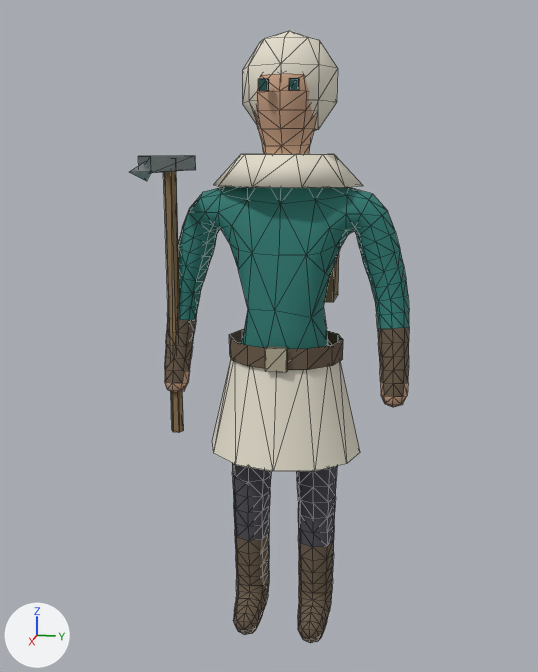
An edit to the glTF model public/models/salz_worker.glb, drawn before and after from the same camera.
The view is the same before and after, from a 50 mm camera at (2.473, 0.437, 1.744) aimed at (0.062, -0.046, 1.141). Every picture has the same lights, and +X, +Y and +Z are marked at lower left. The first picture is the older version. Mesh edges are drawn as thin lines. Vertices at exactly the same position are counted once.

The scene before the commit, as lines of its bpy script (objects in view):
```python
me_salz_worker = bpy.data.meshes.new('salz_worker')
me_salz_worker.from_pydata(...)  # 859 vertices, 1626 faces; spans x -0.28..0.42, y -0.42..0.42, z 0.02..2.12
# faces by material slot: [1596, 30]
me_salz_worker.materials.append(mat_matt)
me_salz_worker.materials.append(mat_metall)
ob_salz_worker = bpy.data.objects.new('salz_worker', me_salz_worker)
ob_salz_worker.location = (0.0, 0.0, 0.0)
```
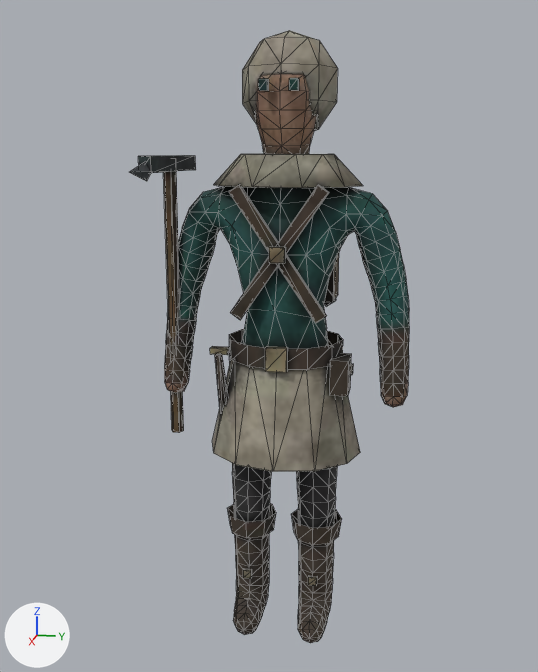
Edits to the scene script, one JSON object a line:
```json
{"op": "add", "block": "img_salz_worker_rauheit", "code": ["img_salz_worker_rauheit = load_image('salz_worker_rauheit', '_unpacked/salz_worker_rauheit', 512, 512, 'Non-Color')"]}
{"op": "add", "block": "img_salz_worker_farbe", "code": ["img_salz_worker_farbe = load_image('salz_worker_farbe', '_unpacked/salz_worker_farbe', 512, 512, 'sRGB')"]}
{"op": "add", "block": "img_salz_worker_relief", "code": ["img_salz_worker_relief = load_image('salz_worker_relief', '_unpacked/salz_worker_relief', 512, 512, 'Non-Color')"]}
{"op": "add", "block": "mat_salz_worker_matt", "code": ["mat_salz_worker_matt = bpy.data.materials.new('salz_worker_matt')", "# uses the picture img_salz_worker_farbe", "# uses the picture img_salz_worker_rauheit", "# uses the picture img_salz_worker_relief"]}
{"block": "me_salz_worker", "where": "# used by ob_salz_worker; location = (0.0, 0.0, 0.0)"}
{"op": "remove", "block": "me_salz_worker", "code": "me_salz_worker.from_pydata(...)  # 859 vertices, 1626 faces; spans x -0.28..0.42, y -0.42..0.42, z 0.02..2.12"}
{"op": "add", "block": "me_salz_worker", "code": "me_salz_worker.from_pydata(...)  # 991 vertices, 1810 faces; spans x -0.28..0.42, y -0.42..0.42, z 0.02..2.12"}
{"block": "me_salz_worker", "change": "me_salz_worker part 1: a new loose piece, a box spanning x 0.148..0.162, y -0.025..0.025, z 1.405..1.455, in mat_salz_worker_matt"}
{"block": "me_salz_worker", "change": "me_salz_worker part 2: a new loose piece, a box spanning x 0.084..0.096, y 0.105..0.135, z 0.235..0.265, in mat_salz_worker_matt"}
{"block": "me_salz_worker", "change": "me_salz_worker part 3: a new loose piece, a box spanning x 0.084..0.096, y -0.135..-0.105, z 0.235..0.265, in mat_salz_worker_matt"}
{"block": "me_salz_worker", "change": "me_salz_worker part 4: a new loose piece, a box spanning x 0.01..0.11, y 0.17..0.23, z 0.96..1.08, in mat_salz_worker_matt"}
{"block": "me_salz_worker", "change": "me_salz_worker part 5: a new loose piece, a box spanning x 0.045..0.075, y 0.23..0.24, z 1.025..1.055, in mat_salz_worker_matt"}
{"block": "me_salz_worker", "change": "me_salz_worker part 6: a new loose piece, a box spanning x 0.115..0.145, y -0.23..-0.17, z 1.09..1.11, in mat_salz_worker_matt"}
{"block": "me_salz_worker", "change": "me_salz_worker part 7: a new loose piece of 16 vertices spanning x -0.08..0.11, y 0.03..0.21, z 0.4..0.47, in mat_salz_worker_matt"}
{"block": "me_salz_worker", "change": "me_salz_worker part 8: a new loose piece of 16 vertices spanning x -0.08..0.11, y -0.21..-0.03, z 0.39..0.47, in mat_salz_worker_matt"}
{"block": "me_salz_worker", "change": "me_salz_worker part 9"}
{"block": "me_salz_worker", "change": "28 vertices are added at x 0.03..0.16, y -0.22..0.16, z 0.8..1.65"}
{"block": "me_salz_worker", "change": "44 new faces join them"}
{"block": "me_salz_worker", "change": "me_salz_worker part 10: 1596 faces spanning x -0.28..0.22, y -0.42..0.42, z 0.02..2.12 switch from mat_matt to mat_salz_worker_matt"}
{"block": "me_salz_worker", "change": "me_salz_worker part 11: 30 faces spanning x -0.17..0.42, y -0.4..0.04, z 1.05..1.74 switch from mat_metall to mat_salz_worker_matt"}
{"block": "me_salz_worker", "change": "other edits to the shape of me_salz_worker do not show in these pictures"}
```

What differs and where, as boxes (x1, y1, x2, y2) in the pictures (538 x 672 px):
```json
{"part": 1, "of": "me_salz_worker", "change": "added", "after": [269, 247, 286, 263]}
{"part": 2, "of": "me_salz_worker", "change": "added", "after": [308, 576, 317, 586]}
{"part": 3, "of": "me_salz_worker", "change": "added", "after": [243, 569, 252, 579]}
{"part": 4, "of": "me_salz_worker", "change": "added", "after": [330, 353, 351, 396]}
{"part": 5, "of": "me_salz_worker", "change": "added", "after": [349, 363, 353, 375]}
{"part": 6, "of": "me_salz_worker", "change": "added", "after": [210, 346, 230, 355]}
{"part": 7, "of": "me_salz_worker", "change": "added", "after": [291, 510, 342, 545]}
{"part": 8, "of": "me_salz_worker", "change": "added", "after": [228, 503, 276, 538]}
{"part": 9, "of": "me_salz_worker", "change": "added", "after": [215, 184, 329, 415]}
{"part": 10, "of": "me_salz_worker", "change": "recoloured", "before": [164, 30, 409, 643], "after": [164, 30, 409, 643], "on screen": "darker"}
{"part": 11, "of": "me_salz_worker", "change": "recoloured", "before": [129, 155, 288, 372], "after": [129, 155, 288, 372]}
```
